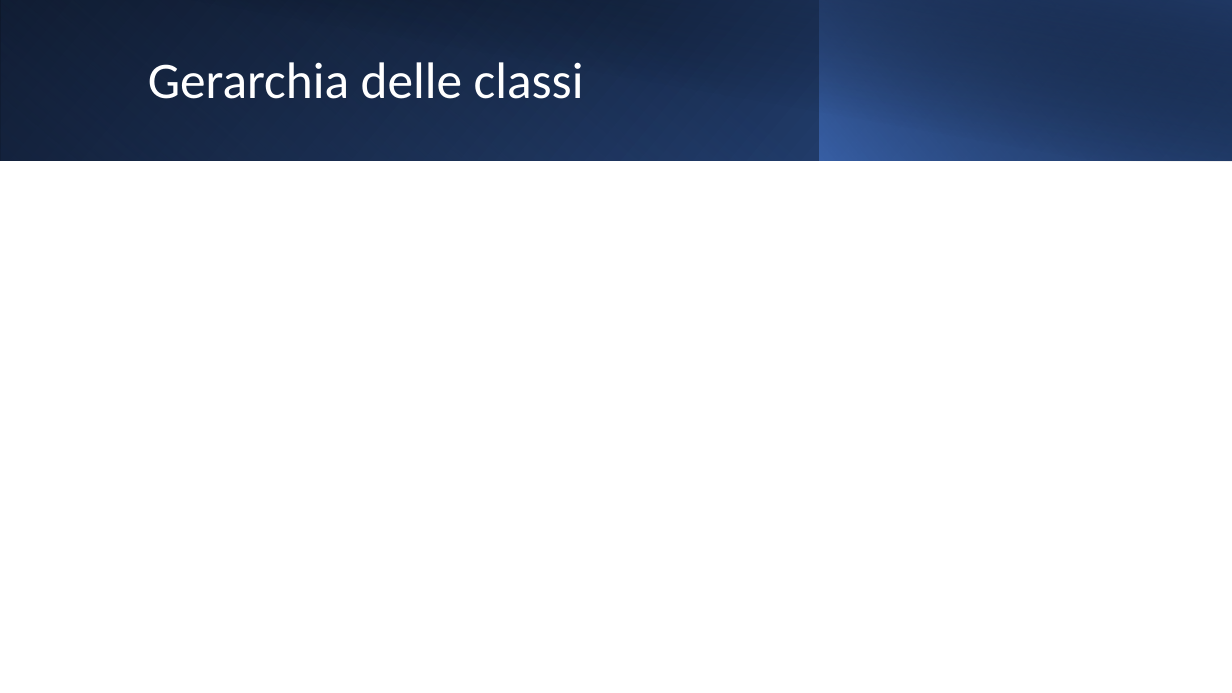
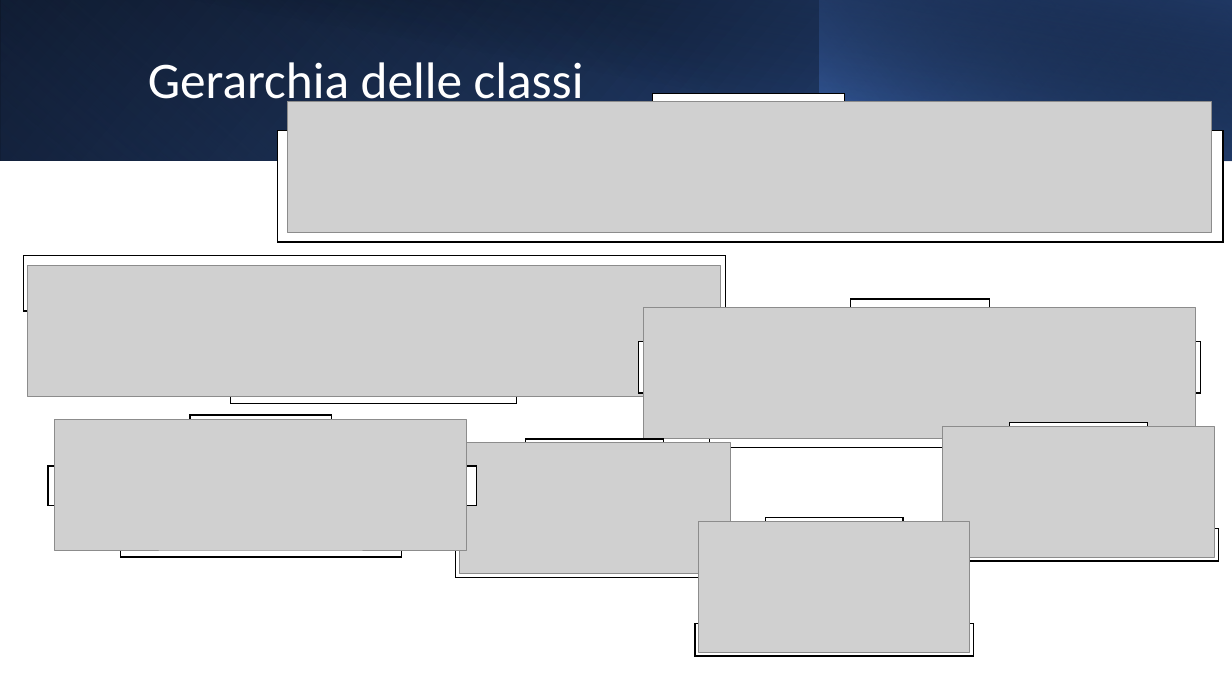
Before and after one commit to Alby-C/MA-IoT, a slide deck: slide 12 of BikeActivity.pptx. Drawn at 1232x693 pixels with LibreOffice and Linux fonts; fonts in the diff are those of the drawing; grey boxes stand for pictures. Boxes give left, top, right and bottom in pixels: in the first picture for what was removed or moved away, otherwise in the second. Text is boxed around its words. In the diff, an @@ line names an element or a change of style, - is before the commit and + after.

```diff
--- a/BikeActivity.pptx
+++ b/BikeActivity.pptx
@@ picture added at box(287, 102, 1212, 233) @@
@@ rectangle added at box(653, 93, 845, 178), fill #FFFFFF, outline #000000 1 pt @@
@@ rectangle added at box(277, 131, 1223, 242), fill #FFFFFF, outline #000000 1 pt @@
@@ group added at box(23, 256, 726, 403): 3 rectangles, 1 picture @@
@@ group added at box(639, 299, 1201, 447): 3 rectangles, 1 picture @@
@@ group added at box(48, 415, 477, 557): 4 rectangles, 1 picture @@
@@ group added at box(456, 439, 735, 579): 3 rectangles, 1 picture @@
@@ group added at box(940, 422, 1219, 561): 3 rectangles, 1 picture @@
@@ group added at box(695, 518, 974, 656): 3 rectangles, 1 picture @@
```
Also in this commit, not shown: 2 other slides changed.
